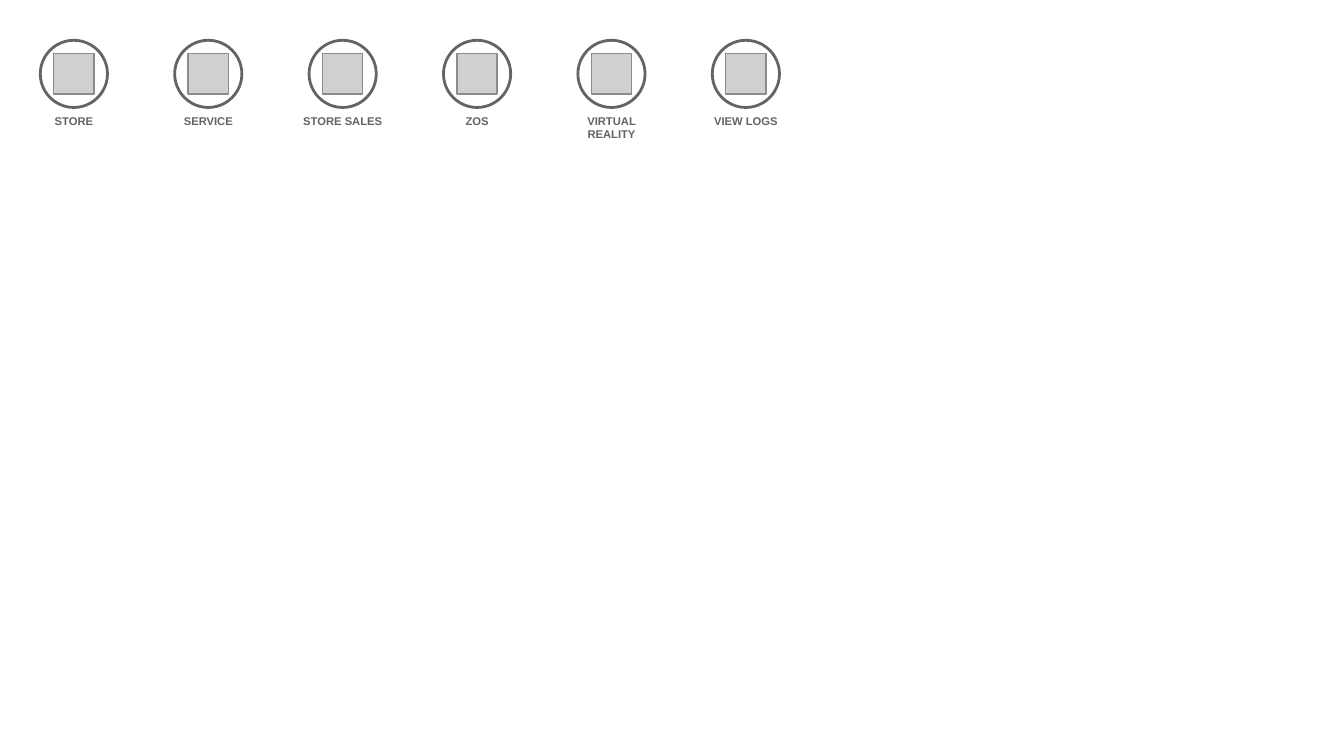
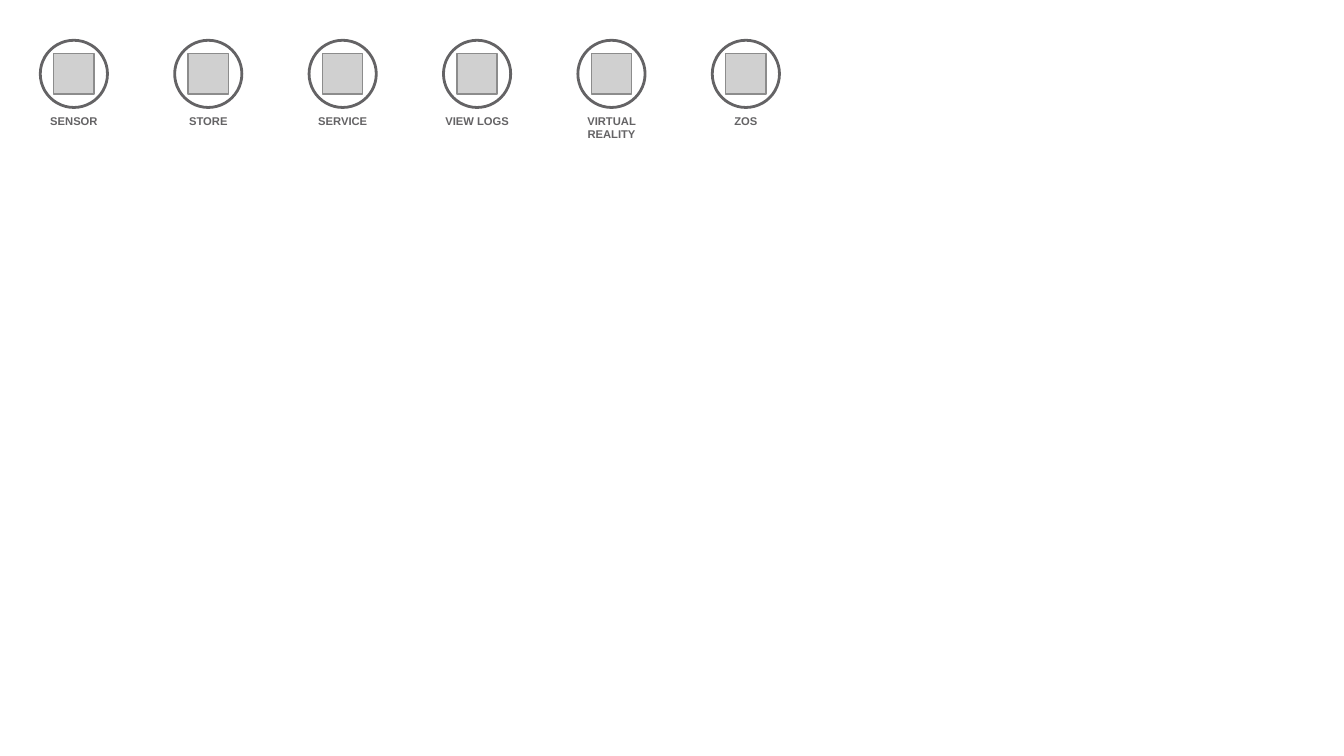
Before and after one commit to l2fprod/myarchitecture, a slide deck: slide 10 of mycatalog-architecture-diagram-template.pptx. Drawn at 1344x756 pixels with LibreOffice and Linux fonts; fonts in the diff are those of the drawing; grey boxes stand for pictures. Boxes give left, top, right and bottom in pixels: in the first picture for what was removed or moved away, otherwise in the second. Text is boxed around its words. In the diff, an @@ line names an element or a change of style, - is before the commit and + after.

```diff
--- a/mycatalog-architecture-diagram-template.pptx
+++ b/mycatalog-architecture-diagram-template.pptx
@@ text added at (x1=50, y1=117, x2=97, y2=125), 6 pt, text #646365, bold @@
+SENSOR
@@ text "STORE" moved from (x1=55, y1=117, x2=93, y2=125) to (x1=189, y1=117, x2=227, y2=125) @@
@@ text "SERVICE" moved from (x1=184, y1=117, x2=233, y2=125) to (x1=318, y1=117, x2=367, y2=125) @@
@@ text removed at (x1=303, y1=117, x2=382, y2=125) @@
-STORE SALES
@@ text at (x1=445, y1=117, x2=509, y2=125): text changed @@
-ZOS
+VIEW LOGS
@@ text at (x1=734, y1=117, x2=757, y2=125): text changed @@
-VIEW LOGS
+ZOS
```
Also in this commit, not shown: 8 other slides changed.
